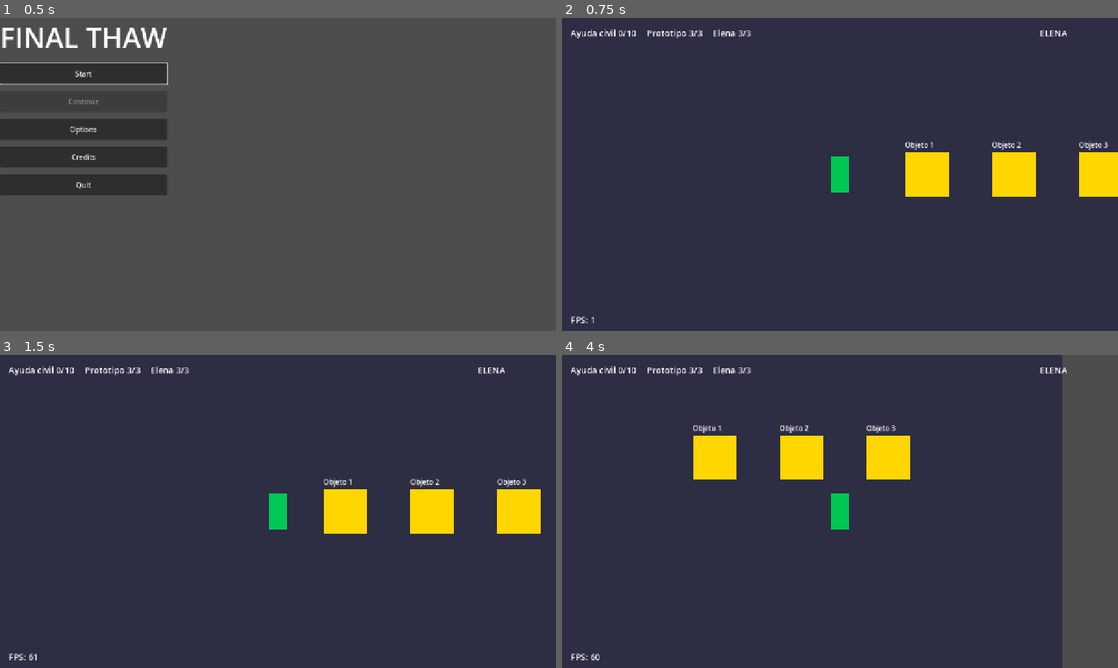
Above: before the commit, frames 1-4 (two rows, left to right).
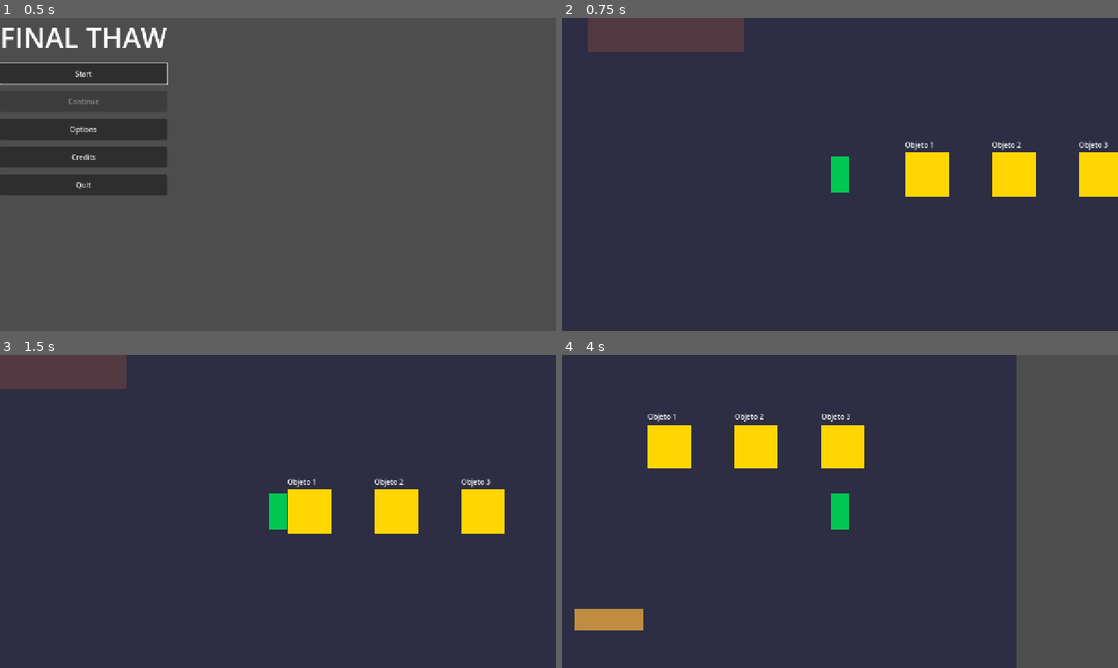
Above: after the commit, the same moments.

Repository: xabiervc/final-thaw
Game: Godot game, scene res://scenes/ui/main_menu.tscn
Same seed, same stepped clock (60 frames per second), same inputs: the game is played once before the commit and once after it.
Inputs (mouse positions are in pixels of both pictures, inside the frame that each line leads up to):
- Up to frame 1 (0.5 s): no input
- Up to frame 2 (0.75 s): click "Start" at 0.5 s
- Up to frame 3 (1.5 s): tap Enter at 1.25 s; move the mouse to (400, 495) at 1.27 s; hold D (move_right) from 1.28 s (still down); hold Space (dodge) from 1.28 s (still down); click (400, 495) at 1.42 s
- Up to frame 4 (4 s): tap E (interact) at 1.55, 2.1 s; move the mouse to (728, 527) at 2.02 s; release D (move_right) at 2.03 s; release Space (dodge) at 2.03 s; hold S (move_down) 2.03-2.78 s; tap Space (dodge) at 2.3, 3.8 s; move the mouse to (895, 442) at 2.77 s; hold D (move_right) 2.78-3.53 s; hold E (interact) 2.78-3.53 s; tap J (attack_primary) at 2.85 s; move the mouse to (812, 574) at 3.52 s; hold W (move_up) from 3.53 s (still down); tap L (attack_secondary) at 3.6 s; click (812, 574) at 3.67 s

Frame 1 is identical in both runs. In frame 2, 3.2% of the frame differs, in the area x 1-91%, y 0-98%; in frame 3, 8.6%; in frame 4, 16%, in the area x 1-91%, y 0-100%.
Error after the commit: Parse Error: Function "_call_deferred()" not found in base self. (res://scripts/ui/hud.gd:27)

Commit message:
feat: add stamina condition, test area and prototype charge

Diff:
--- /dev/null
+++ b/scripts/components/environment_modifier.gd
@@ -0,0 +1,39 @@
+extends Area2D
+## Zona que drena resistencia mientras el jugador permanece dentro.
+
+@export var drain_per_second: float = 12.0
+@export var tint: Color = Color(1.0, 0.45, 0.2, 0.18)
+
+var _players: Array = []
+
+func _ready() -> void:
+	monitoring = true
+	var visual := ColorRect.new()
+	visual.color = tint
+	visual.size = Vector2(360, 240)
+	visual.position = Vector2(-180, -120)
+	add_child(visual)
+	var shape := CollisionShape2D.new()
+	var rectangle := RectangleShape2D.new()
+	rectangle.size = Vector2(360, 240)
+	shape.shape = rectangle
+	add_child(shape)
+	area_entered.connect(_on_area_entered)
+	area_exited.connect(_on_area_exited)
+
+func _on_area_entered(area: Area2D) -> void:
+	var player := area.get_parent()
+	if player != null and player.is_in_group("player") and not _players.has(player):
+		_players.append(player)
+
+func _on_area_exited(area: Area2D) -> void:
+	var player := area.get_parent()
+	if player != null:
+		_players.erase(player)
+
+func _process(delta: float) -> void:
+	for player in _players.duplicate():
+		if is_instance_valid(player):
+			player.drain_stamina(drain_per_second * delta)
+		else:
+			_players.erase(player)
--- /dev/null
+++ b/scripts/components/low_obstacle.gd
@@ -0,0 +1,21 @@
+extends StaticBody2D
+## Obstáculo bajo: bloquea el avance normal, pero puede cruzarse con el impulso.
+
+@export var size: Vector2 = Vector2(160, 48)
+@export var color: Color = Color(0.75, 0.55, 0.25)
+
+const LOW_OBSTACLE_LAYER := 4
+
+func _ready() -> void:
+	collision_layer = 1 << (LOW_OBSTACLE_LAYER - 1)
+	collision_mask = 0
+	var visual := ColorRect.new()
+	visual.color = color
+	visual.size = size
+	visual.position = -size / 2.0
+	add_child(visual)
+	var shape := CollisionShape2D.new()
+	var rectangle := RectangleShape2D.new()
+	rectangle.size = size
+	shape.shape = rectangle
+	add_child(shape)
--- /dev/null
+++ b/scripts/components/stamina_station.gd
@@ -0,0 +1,44 @@
+extends Area2D
+## Estación que recupera resistencia mientras el jugador permanece dentro.
+
+@export var recover_per_second: float = 30.0
+@export var tint: Color = Color(0.25, 0.85, 1.0, 0.22)
+
+var _players: Array = []
+
+func _ready() -> void:
+	monitoring = true
+	var visual := ColorRect.new()
+	visual.color = tint
+	visual.size = Vector2(180, 180)
+	visual.position = Vector2(-90, -90)
+	add_child(visual)
+	var core := ColorRect.new()
+	core.color = Color(0.25, 0.85, 1.0)
+	core.size = Vector2(28, 28)
+	core.position = Vector2(-14, -14)
+	add_child(core)
+	var shape := CollisionShape2D.new()
+	var circle := CircleShape2D.new()
+	circle.radius = 90.0
+	shape.shape = circle
+	add_child(shape)
+	area_entered.connect(_on_area_entered)
+	area_exited.connect(_on_area_exited)
+
+func _on_area_entered(area: Area2D) -> void:
+	var player := area.get_parent()
+	if player != null and player.is_in_group("player") and not _players.has(player):
+		_players.append(player)
+
+func _on_area_exited(area: Area2D) -> void:
+	var player := area.get_parent()
+	if player != null:
+		_players.erase(player)
+
+func _process(delta: float) -> void:
+	for player in _players.duplicate():
+		if is_instance_valid(player):
+			player.recover_stamina(recover_per_second * delta)
+		else:
+			_players.erase(player)
--- a/scripts/entities/player.gd
+++ b/scripts/entities/player.gd
@@ -1,10 +1,21 @@
 extends CharacterBody2D
+
+signal stamina_changed(value: float, maximum: float)
+signal dash_started
 
 @export var speed: float = 320.0
 @export var acceleration: float = 2400.0
 @export var friction: float = 3000.0
+@export var max_stamina: float = 100.0
+@export var move_drain_per_second: float = 6.0
+@export var idle_recover_per_second: float = 12.0
+@export var dash_cost: float = 25.0
+@export var dash_speed: float = 640.0
+@export var dash_duration: float = 0.28
 
 var nearby: Array = []
+var stamina: float = 100.0
+var dash_time_left: float = 0.0
 
 func _ready() -> void:
 	add_to_group("player")
@@ -28,18 +39,55 @@
 	add_child(sensor)
 	sensor.area_entered.connect(func(a): if not nearby.has(a): nearby.append(a))
 	sensor.area_exited.connect(func(a): nearby.erase(a))
+	stamina_changed.emit(stamina, max_stamina)
 
 func _physics_process(delta: float) -> void:
 	var dir := Input.get_vector("move_left", "move_right", "move_up", "move_down")
-	if dir != Vector2.ZERO:
+	if dash_time_left > 0.0:
+		dash_time_left -= delta
+		if dash_time_left <= 0.0:
+			collision_mask = 1
+			velocity = velocity.limit_length(speed)
+	elif dir != Vector2.ZERO:
 		velocity = velocity.move_toward(dir * speed, acceleration * delta)
+		drain_stamina(move_drain_per_second * delta)
 	else:
 		velocity = velocity.move_toward(Vector2.ZERO, friction * delta)
+		recover_stamina(idle_recover_per_second * delta)
 	move_and_slide()
 
 func _unhandled_input(event: InputEvent) -> void:
 	if event.is_action_pressed("interact"):
 		try_interact()
+	elif event.is_action_pressed("dodge"):
+		try_dash()
+
+func try_dash() -> bool:
+	if dash_time_left > 0.0 or stamina < dash_cost:
+		return false
+	var direction := velocity
+	if direction.length() < 1.0:
+		direction = Input.get_vector("move_left", "move_right", "move_up", "move_down")
+	if direction.length() < 1.0:
+		direction = Vector2.RIGHT
+	drain_stamina(dash_cost)
+	velocity = direction.normalized() * dash_speed
+	dash_time_left = dash_duration
+	collision_mask = 0
+	dash_started.emit()
+	return true
+
+func drain_stamina(amount: float) -> void:
+	set_stamina(stamina - amount)
+
+func recover_stamina(amount: float) -> void:
+	set_stamina(stamina + amount)
+
+func set_stamina(value: float) -> void:
+	var next := clampf(value, 0.0, max_stamina)
+	if not is_equal_approx(next, stamina):
+		stamina = next
+		stamina_changed.emit(stamina, max_stamina)
 
 func try_interact() -> bool:
 	if nearby.is_empty():
--- a/scripts/levels/test_room.gd
+++ b/scripts/levels/test_room.gd
@@ -3,6 +3,9 @@
 const PlayerScript = preload("res://scripts/entities/player.gd")
 const InteractableScript = preload("res://scripts/entities/interactable.gd")
 const HudScript = preload("res://scripts/ui/hud.gd")
+const EnvironmentModifierScript = preload("res://scripts/components/environment_modifier.gd")
+const StaminaStationScript = preload("res://scripts/components/stamina_station.gd")
+const LowObstacleScript = preload("res://scripts/components/low_obstacle.gd")
 
 var player: CharacterBody2D
 var hud: CanvasLayer
@@ -21,6 +24,11 @@
 		add_child(it)
 		interactables.append(it)
 
+	_add_condition_test_area()
+	_add_recovery_station()
+	_add_low_obstacles()
+	_add_prototype_charger()
+
 	player = PlayerScript.new()
 	player.position = Vector2(1000, 1000)
 	add_child(player)
@@ -32,6 +40,32 @@
 	add_child(hud)
 	hud.set_character("Elena")
 
+func _add_condition_test_area() -> void:
+	var zone: Area2D = EnvironmentModifierScript.new()
+	zone.position = Vector2(600, 600)
+	add_child(zone)
+
+func _add_recovery_station() -> void:
+	var station: Area2D = StaminaStationScript.new()
+	station.position = Vector2(1500, 500)
+	add_child(station)
+
+func _add_low_obstacles() -> void:
+	for offset in [0.0, 260.0]:
+		var obstacle: StaticBody2D = LowObstacleScript.new()
+		obstacle.position = Vector2(800.0 + offset, 1400.0)
+		add_child(obstacle)
+
+func _add_prototype_charger() -> void:
+	var charger: Area2D = InteractableScript.new()
+	charger.set("interact_text", "Recargar Aster")
+	charger.position = Vector2(1700, 1500)
+	charger.interact = func():
+		GameManager.prototype_integrity = 3
+		GameManager.stats_changed.emit()
+	add_child(charger)
+	interactables.append(charger)
+
 func _unhandled_input(event: InputEvent) -> void:
 	if event.is_action_pressed("pause"):
 		GameManager.change_scene("res://scenes/ui/main_menu.tscn")
--- a/scripts/ui/hud.gd
+++ b/scripts/ui/hud.gd
@@ -5,6 +5,7 @@
 var safety_label: Label
 var character_label: Label
 var fps_label: Label
+var stamina_fill: ColorRect
 
 func _ready() -> void:
 	layer = 10
@@ -20,8 +21,35 @@
 	character_label.position = Vector2(1100, 20)
 	fps_label = _label(self)
 	fps_label.position = Vector2(20, 680)
+	_build_stamina_bar()
 	GameManager.stats_changed.connect(refresh)
 	refresh()
+	_call_deferred("_connect_player")
+
+func _build_stamina_bar() -> void:
+	var background := ColorRect.new()
+	background.color = Color(0, 0, 0, 0.55)
+	background.position = Vector2(20, 70)
+	background.size = Vector2(260, 18)
+	add_child(background)
+	stamina_fill = ColorRect.new()
+	stamina_fill.color = Color(0.25, 0.85, 1.0)
+	stamina_fill.position = Vector2(2, 2)
+	stamina_fill.size = Vector2(256, 14)
+	background.add_child(stamina_fill)
+
+func _connect_player() -> void:
+	var players := get_tree().get_nodes_in_group("player")
+	if not players.is_empty():
+		var player: Node = players[0]
+		if not player.stamina_changed.is_connected(_on_stamina_changed):
+			player.stamina_changed.connect(_on_stamina_changed)
+		_on_stamina_changed(player.stamina, player.max_stamina)
+
+func _on_stamina_changed(value: float, maximum: float) -> void:
+	var ratio := 0.0 if maximum <= 0.0 else clampf(value / maximum, 0.0, 1.0)
+	stamina_fill.size.x = 256.0 * ratio
+	stamina_fill.color = Color(0.25, 0.85, 1.0) if ratio > 0.25 else Color(1.0, 0.35, 0.25)
 
 func _label(parent: Node) -> Label:
 	var l := Label.new()
